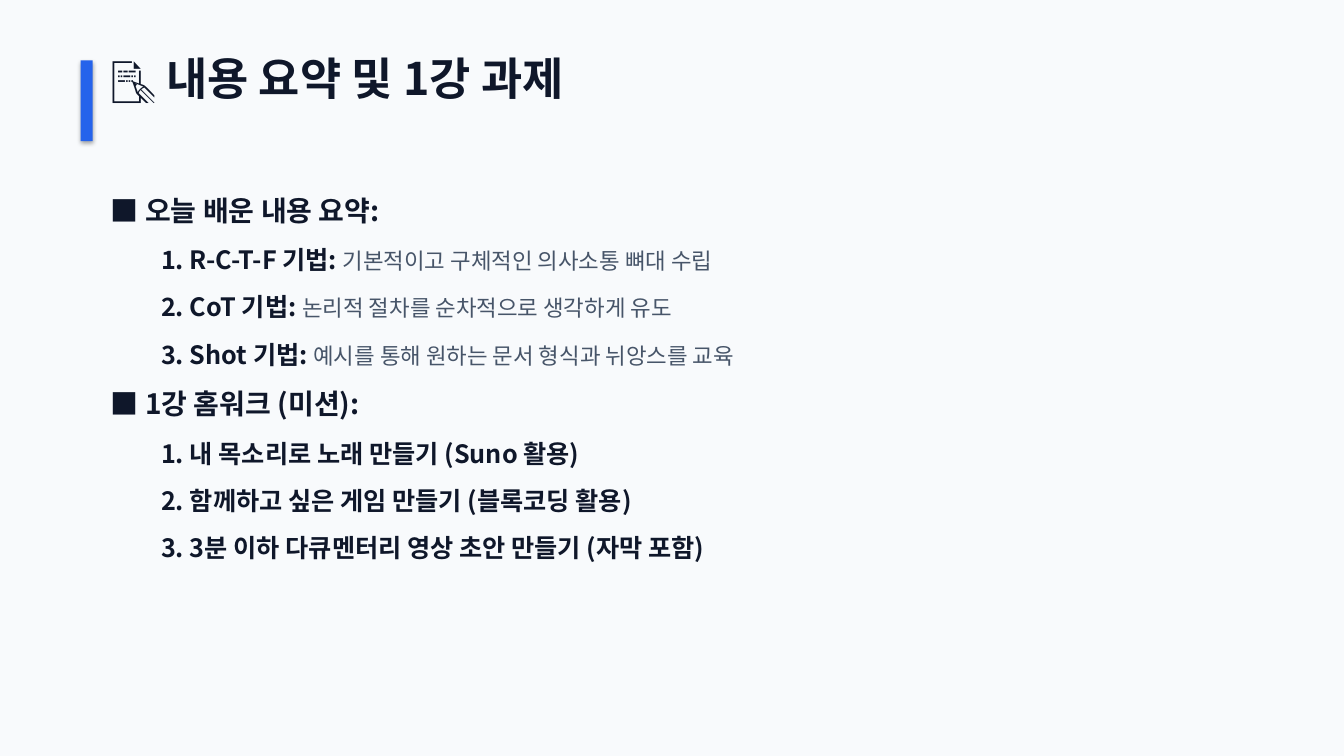
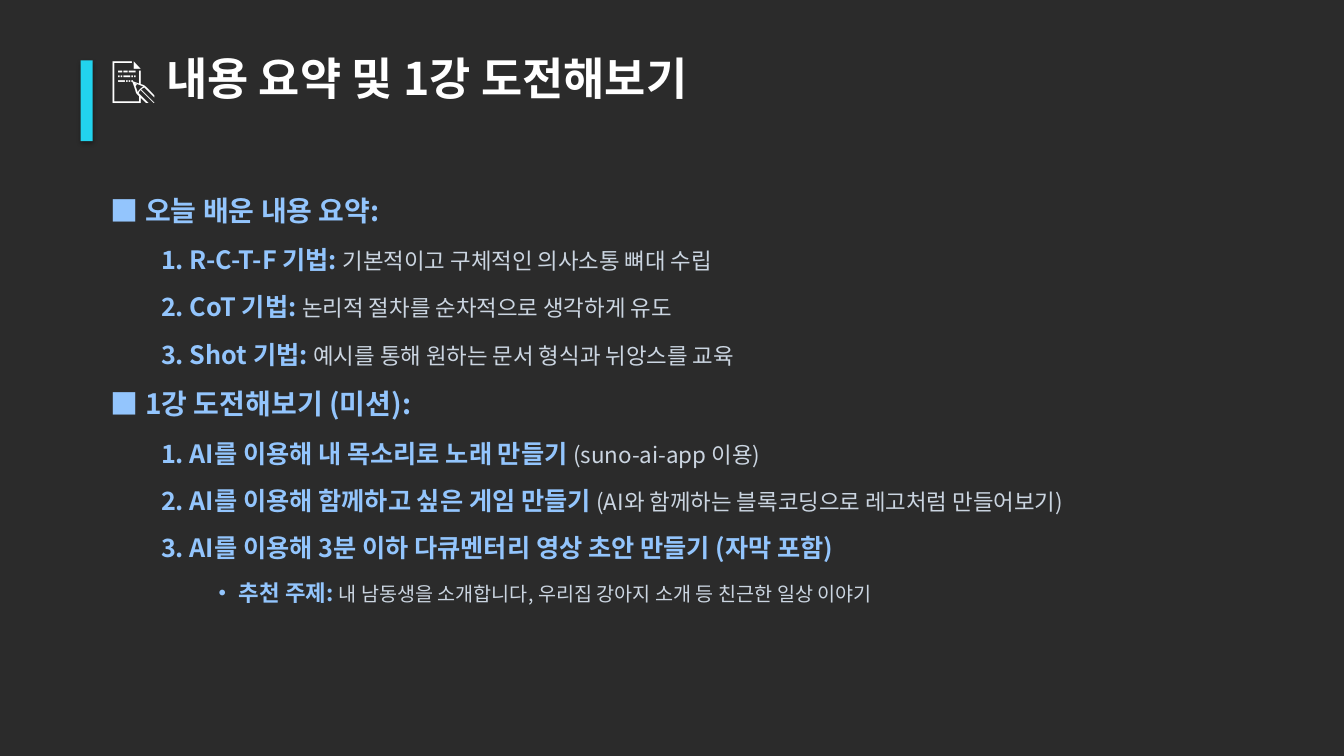
Before and after one commit to dreefinkjk/sky_ai_course, a slide deck: slide 15 of AI_companion_lecture.pptx (slide 13 before the commit). Drawn at 1344x756 pixels with LibreOffice and Linux fonts; fonts in the diff are those of the drawing; background and template pictures are left out; a plain dark background stands for a picture behind light text. Boxes give left, top, right and bottom in pixels: in the first picture for what was removed or moved away, otherwise in the second. Text is boxed around its words. In the diff, an @@ line names an element or a change of style, - is before the commit and + after.

Commit message:
내용변경 초등용

```diff
--- a/AI_companion_lecture.pptx
+++ b/AI_companion_lecture.pptx
@@ background #F8FAFC to picture (left out) @@
@@ text at (x1=166, y1=57, x2=687, y2=99): text changed; text colour #0F172A to #FFFFFF @@
-📝 내용 요약 및 1강 과제
+📝 내용 요약 및 1강 도전해보기
@@ rectangle at (x1=81, y1=60, x2=93, y2=141): fill #2563EB to #22D3EE @@
@@ text at (x1=145, y1=197, x2=734, y2=367): text colour #0F172A to #93C5FD in "■ 오늘 배운 내용 요약:", "1. R-C-T-F 기법:", "2. CoT 기법:", "3. Shot 기법:"; text colour #475569 to #CBD5E1 in "기본적이고 구체적인 의사소통 뼈대 수립", "논리적 절차를 순차적으로 생각하게 유도", "예시를 통해 원하는 문서 형식과 뉘앙스를 교육" @@
@@ text at (x1=145, y1=390, x2=1062, y2=605): text changed; text colour #0F172A to #93C5FD @@
-■ 1강 홈워크 (미션):
-  1. 내 목소리로 노래 만들기 (Suno 활용)
-  2. 함께하고 싶은 게임 만들기 (블록코딩 활용)
-  3. 3분 이하 다큐멘터리 영상 초안 만들기 (자막 포함)
+■ 1강 도전해보기 (미션):
+  1. AI를 이용해 내 목소리로 노래 만들기 (suno-ai-app 이용)
+  2. AI를 이용해 함께하고 싶은 게임 만들기 (AI와 함께하는 블록코딩으로 레고처럼 만들어보기)
+  3. AI를 이용해 3분 이하 다큐멘터리 영상 초안 만들기 (자막 포함)
+    • 추천 주제: 내 남동생을 소개합니다, 우리집 강아지 소개 등 친근한 일상 이야기
```
Also in this commit, not shown: 12 other slides changed, 2 slides added, 1 other file.
